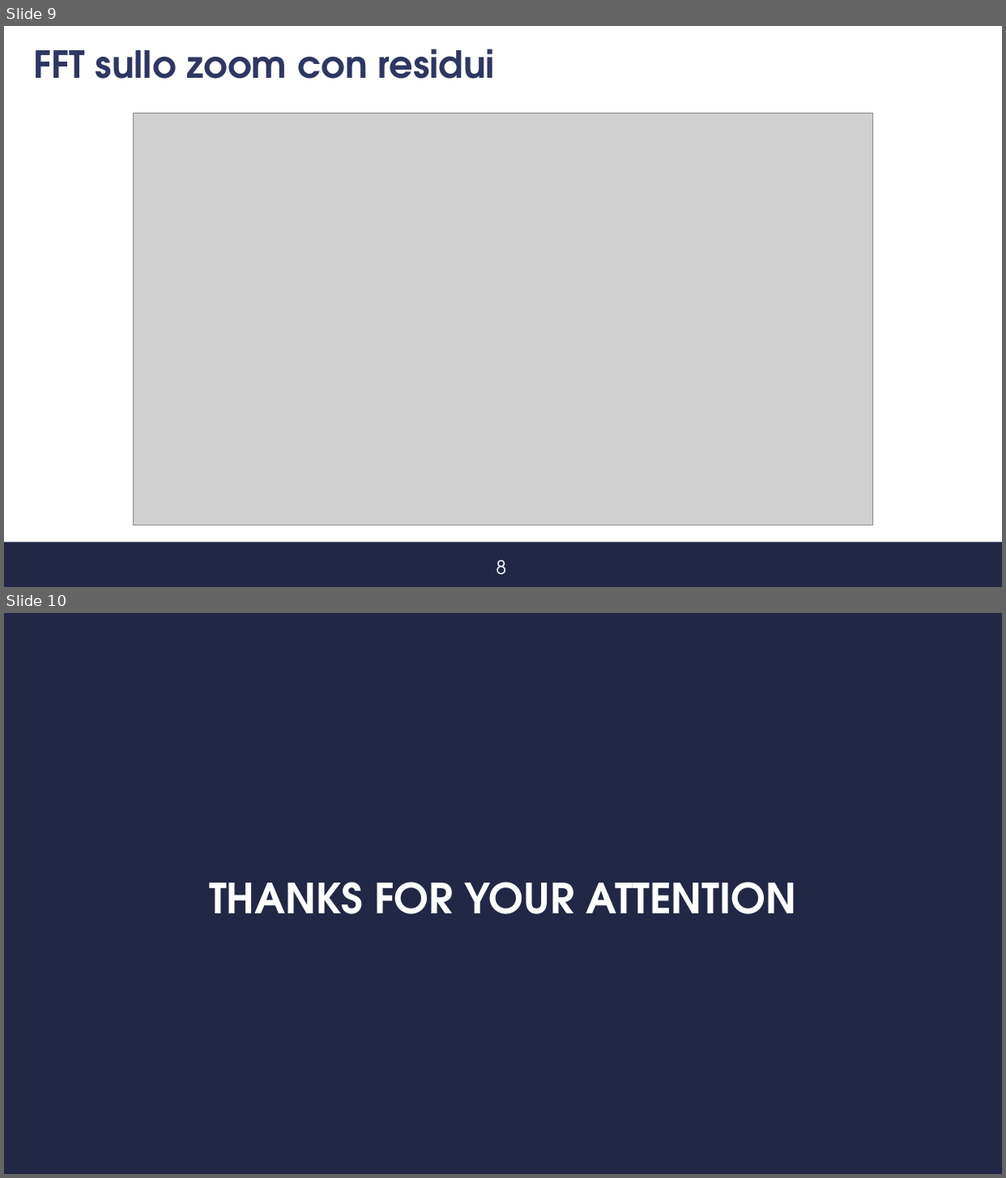
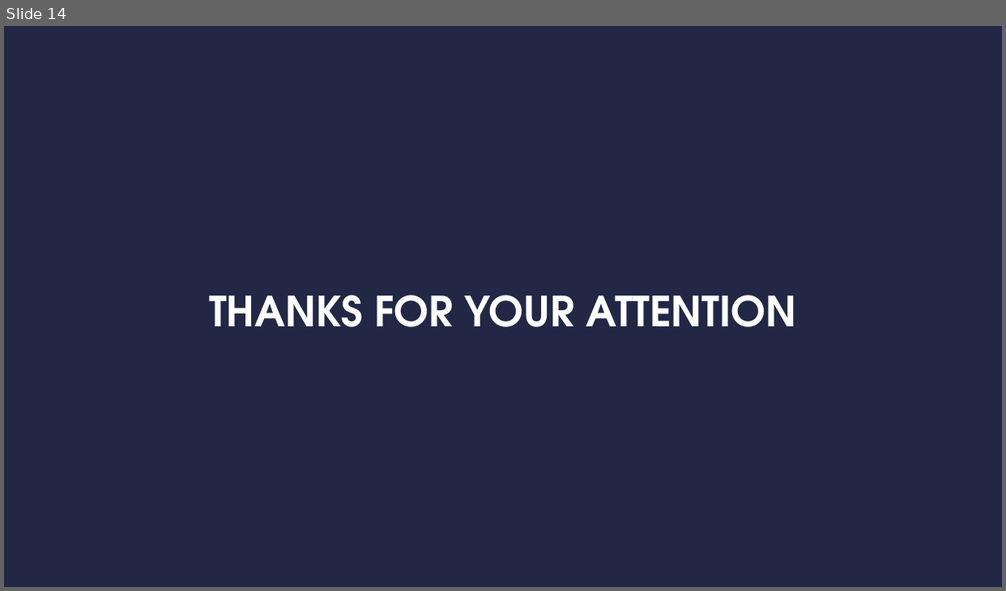
Before and after one commit to s347960/Presentazione, a slide deck: Presentazione_07_09.pptx. Shown one above the other, each under a label of ours: slides 9 and 10 before the commit, slide 14 after it. The pictures are 1006x1178 and 1006x591 pixels, drawn with LibreOffice and Linux fonts; fonts in the diff are those of the drawing; grey boxes stand for pictures; background and template pictures are left out. Boxes give left, top, right and bottom in pixels: in the first picture for what was removed or moved away, otherwise in the second. Text is boxed around its words. In the diff, an @@ line names an element or a change of style, - is before the commit and + after.

```diff
--- a/Presentazione_07_09.pptx
+++ b/Presentazione_07_09.pptx
@@ slide 9 removed at <box>4,26,1002,587</box>, background #FFFFFF @@
@@ title removed at <box>33,49,495,79</box> @@
-FFT sullo zoom con residui
@@ picture removed at <box>133,113,873,525</box> @@
@@ rectangle removed at <box>4,543,1002,587</box> @@
@@ text removed at <box>496,560,506,575</box> @@
-8
@@ what was slide 10 is now slide 14 @@
```
Also in this commit, not shown: 8 slides added, 3 other slides removed.
